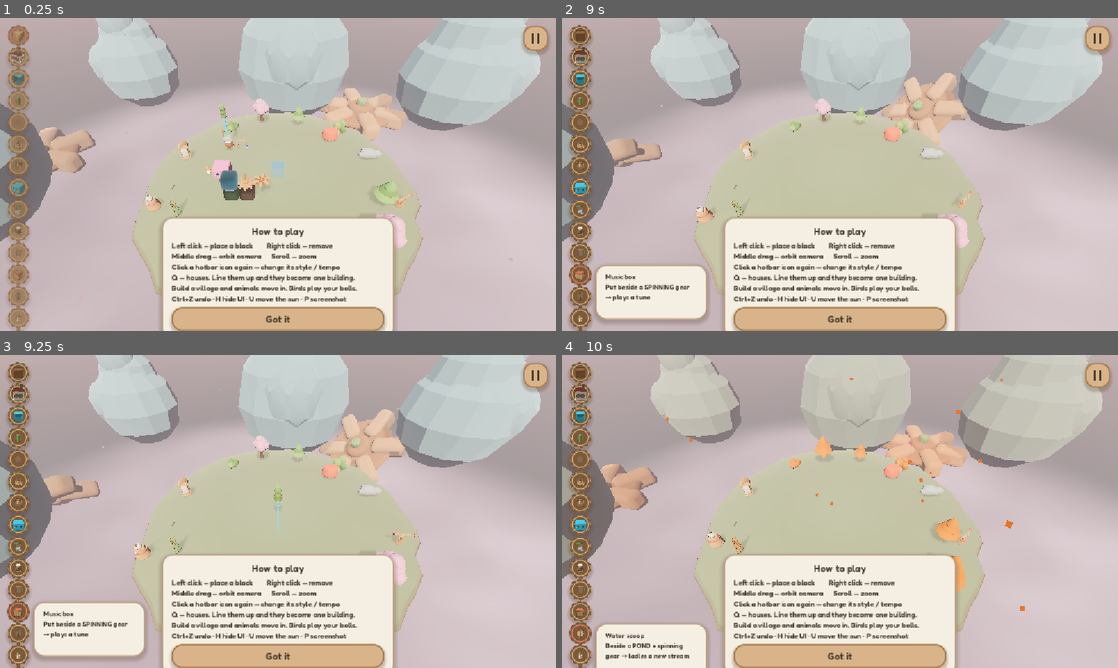
Above: before the commit, frames 1-4 (two rows, left to right).
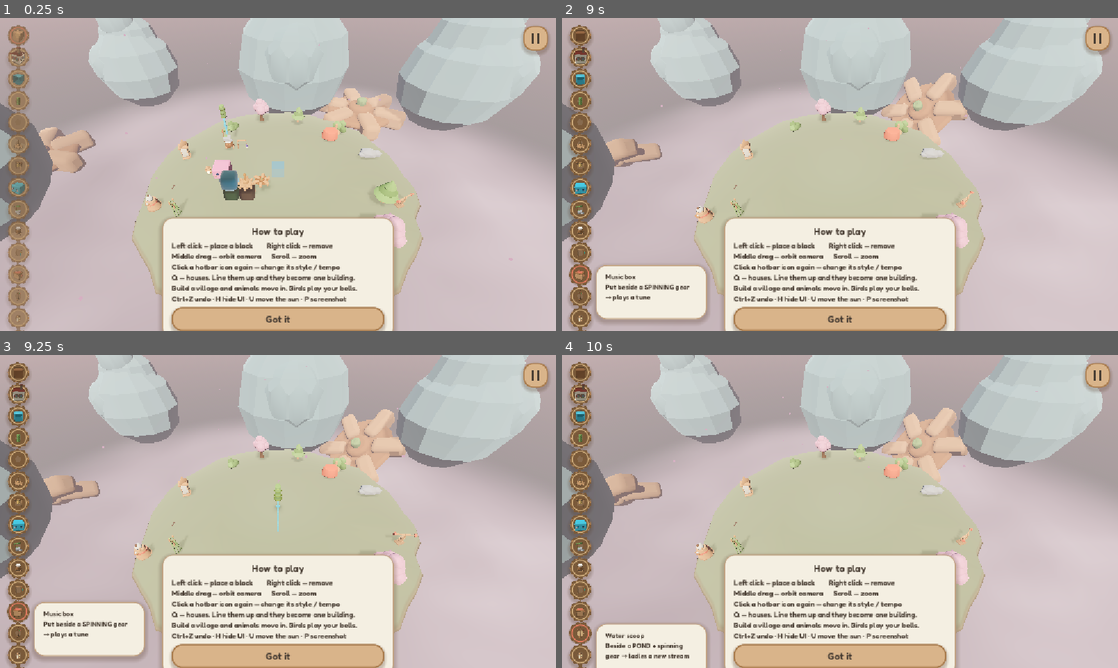
Above: after the commit, the same moments.

Repository: Saudadeeee/Karakuri-stream
Game: Godot game, scene res://tests/regression.tscn
Two runs of this game, one before a commit and one after it. Both use one fixed random seed, a clock stepped at 60 frames per second and the inputs below. This scene is started directly instead of the project's main scene.
Inputs (mouse positions are in pixels of both pictures, inside the frame that each line leads up to):
- Up to frame 1 (0.25 s): no input
- Up to frame 2 (9 s): click (578, 36) at 0.52 s; click (578, 55) at 1.27 s; click (578, 77) at 2.02 s; click (578, 99) at 2.77 s; click (578, 121) at 3.52 s; click (578, 143) at 4.27 s; click (578, 165) at 5.02 s; click (578, 187) at 5.77 s; click (578, 208) at 6.52 s; click (578, 230) at 7.27 s; click (578, 252) at 8.02 s; click (578, 274) at 8.77 s
- Up to frame 3 (9.25 s): no input
- Up to frame 4 (10 s): click (578, 633) at 9.52 s

Frames 1-3 are identical in both runs. In frame 4, 3.2% of the frame differs, in the area x 6-86%, y 4-82%.

Commit message:
fix: a deleted house cell poisoned the whole building's shape cache
Reported as "build something, delete a bit, and a house comes out with no roof".
Two bugs, one of which was corrupting shared state.

THE CACHE POISONER. queue_free() is deferred, so a house cell that has just been
removed still receives block_removed and rebuilds itself one last time. The
component flood seeded its start cell UNCONDITIONALLY, so that dead cell walked
from itself back into its old building, counted itself as a member — and then did
the damage: _component() writes its result into the shared cache FOR EVERY CELL
IT VISITED. One dead cell therefore told the entire building it was still the
size it used to be.

Delete the base of a four-storey tower and the top went on believing it was four
storeys tall, keeping a spire it no longer earned; other cells kept roofs, doors
and colours computed from a building that no longer existed. Measured directly:
the cached entry said lo=(0,0,0) size=4 while a hand-rolled flood over the same
grid said lo=(0,1,0) size=3.

A cell that is not a house now returns an empty component and is NOT cached,
because that answer is about something that does not exist.

THE MISSED NEIGHBOURS. Separately, the rebuild notification only reached cells
sharing a row or column at the same height. But colour, door, chimney, spire,
terrace and courtyard are all decided from the WHOLE building — so removing the
base of a tower never told the top, and knocking a cell off one arm of an L never
told the other arm. Any house-related change now marks every house dirty, and the
rebuild is COALESCED into _process so each cell rebuilds at most once per frame
however many signals arrive. Doing it synchronously would rebuild the town once
per signal.

Regression: _sec_delete_consistency — removing a tower's base drops the measured
height and takes the spire with it, a removed cell reports belonging to no
building at all, and the far arm of an L notices a deletion at the other end
despite sharing neither row nor column with it.

Both traps are written into CODEMAP next to the flood, because neither is
visible in the code and both come back the moment someone "simplifies" it.

24 houses, lite: 2.83 ms p50, 0 frames over 16.7 ms in 420.

Diff:
--- a/scripts/blocks/house_block.gd
+++ b/scripts/blocks/house_block.gd
@@ -67,6 +67,7 @@
 
 var _placed: bool = false
 var _pop_pending: bool = false
+var _dirty: bool = false
 var _visual: Node3D
 var _batch: MeshBatch
 var _base_palette: int = 0
@@ -119,17 +120,33 @@
 ## building RUNS along X and Z to pick the ridge direction, so a cell added
 ## several steps down the same row can flip this cell's roof. Any house change
 ## sharing a row or column with us (same y) has to re-trigger the rebuild.
+## Rebuilds are COALESCED to at most one per frame.
+##
+## Almost everything a cell draws — its colour, door, chimney, spire, terrace,
+## courtyard — is decided from the whole BUILDING, not from its neighbours. The
+## old test only refreshed cells sharing a row or column at the same height, so
+## removing the base of a tower never told the top, and knocking a cell off one
+## arm of an L never told the other. Those cells kept stale roofs and stale
+## spires: the "house with no roof after deleting" that got reported.
+##
+## Any house change therefore has to reach every house. Doing that synchronously
+## would rebuild the whole town once per signal; deferring to _process means each
+## cell rebuilds at most once per frame however many signals arrive.
 func _on_grid_changed(cell: Vector3i) -> void:
 	if not _placed:
 		return
-	if cell == grid_cell:
-		refresh_shape()
+	# This cell is gone and is only alive until queue_free lands. Rebuilding it
+	# would put geometry back for a block that no longer exists.
+	if not HouseShape.is_house(grid_cell):
+		return
+	if cell == grid_cell or HouseShape.is_house(cell) or GridManager.get_block(cell) == null:
+		_dirty = true
+		set_process(true)
 		return
 	var d: Vector3i = cell - grid_cell
-	if d.y == 0 and (d.x == 0 or d.z == 0):
-		refresh_shape()
-	elif absi(d.x) <= 1 and absi(d.y) <= 1 and absi(d.z) <= 1:
-		refresh_shape()
+	if absi(d.x) <= 1 and absi(d.y) <= 1 and absi(d.z) <= 1:
+		_dirty = true
+		set_process(true)
 
 func apply_variant(v: Dictionary) -> void:
 	_base_palette = int(v.get("palette", 0)) % PALETTES.size()
@@ -710,6 +727,15 @@
 ## Night only (see set_process in refresh_shape): windows warm up on the beat,
 ## so a town lit at night pulses gently along with the machine.
 func _process(_delta: float) -> void:
+	if _dirty:
+		_dirty = false
+		refresh_shape()
+		# refresh_shape decides for itself whether the night glow needs _process;
+		# respect that rather than forcing it back on.
+		return
+	if _glow.is_empty():
+		set_process(false)
+		return
 	var t: float = Time.get_ticks_msec() / 1000.0
 	var e: float = 1.0 + sin(t * 1.3 + _phase) * 0.18
 	if StreamManager.is_playing():
--- a/scripts/data/house_shape.gd
+++ b/scripts/data/house_shape.gd
@@ -255,6 +255,18 @@
 	if _cache.has(cell):
 		return _cache[cell]
 
+	# A cell that is NOT a house must never seed a flood. `queue_free()` is
+	# deferred, so a just-removed house still receives `block_removed` and
+	# rebuilds itself one last time — and the flood, which seeded its start cell
+	# unconditionally, walked from the dead cell back into its old building,
+	# counted itself as a member, and then wrote that wrong answer into the cache
+	# FOR EVERY SURVIVING CELL. That is how deleting the base of a tower left the
+	# top still believing it was four storeys tall, keeping a spire it had no
+	# right to, and why houses came out looking half-built after a delete.
+	# Not cached, either: this answer is about a cell that does not exist.
+	if not is_house(cell):
+		return {"lo": cell, "hi": cell, "size": 0, "capped": false}
+
 	var seen: Dictionary = {}
 	var queue: Array[Vector3i] = [cell]
 	seen[cell] = true
--- a/tests/regression.gd
+++ b/tests/regression.gd
@@ -39,6 +39,8 @@
 	await _sec_stream_ground()
 	print("SECTION _sec_save_corruption")
 	await _sec_save_corruption()
+	print("SECTION _sec_delete_consistency")
+	await _sec_delete_consistency()
 	print("SECTION _sec_surprises")
 	await _sec_surprises()
 	print("SECTION _sec_theme_switch")
@@ -565,6 +567,53 @@
 	WildlifeManager._timer = 10.0
 	for _f in range(4):
 		await get_tree().process_frame
+
+## 7g. DELETING must leave the survivors correct. Reported as "build it, delete
+## something, and a house comes out with no roof".
+##
+## Root cause: queue_free() is deferred, so a just-removed house still receives
+## block_removed and rebuilt itself one last time — and the component flood
+## seeded its start cell unconditionally, so the DEAD cell walked back into its
+## old building, counted itself a member, and wrote that wrong answer into the
+## shared cache for every surviving cell. The whole building then kept deciding
+## its roof, spire and colour from a size that no longer existed.
+func _sec_delete_consistency() -> void:
+	_clear()
+	await get_tree().process_frame
+	for y in 4:
+		_b(Vector3i(0, y, 52), BlockData.Type.HOUSE)
+	await get_tree().process_frame
+	_check(HouseShape.component_height(Vector3i(0, 3, 52)) == 4, "tower starts four storeys")
+	_check(HouseShape.has_spire(Vector3i(0, 3, 52)), "and earns a spire")
+
+	GridManager.remove_block(Vector3i(0, 0, 52))
+	await get_tree().process_frame
+	await get_tree().process_frame
+	_check(HouseShape.component_height(Vector3i(0, 3, 52)) == 3,
+		"removing the base drops the measured height")
+	_check(not HouseShape.has_spire(Vector3i(0, 3, 52)),
+		"and the top gives up the spire it no longer earns")
+
+	# A dead cell must never report itself as part of anything.
+	_check(int(HouseShape.context(Vector3i(0, 0, 52))["building_size"]) == 0,
+		"a removed cell belongs to no building")
+
+	# The far arm of an L must notice a deletion at the other end, even though it
+	# shares neither row nor column with it.
+	_clear()
+	await get_tree().process_frame
+	for c in [Vector3i(0,0,54), Vector3i(1,0,54), Vector3i(2,0,54),
+			Vector3i(2,0,55), Vector3i(2,0,56)]:
+		_b(c, BlockData.Type.HOUSE)
+	await get_tree().process_frame
+	_check(int(HouseShape.context(Vector3i(0,0,54))["building_size"]) == 5, "L starts at five")
+	GridManager.remove_block(Vector3i(2,0,56))
+	await get_tree().process_frame
+	await get_tree().process_frame
+	_check(int(HouseShape.context(Vector3i(0,0,54))["building_size"]) == 4,
+		"the far arm sees a deletion at the other end")
+	_clear()
+	await get_tree().process_frame
 
 ## 7f. The surprises must be EARNED BY A SHAPE, never rolled. Finding the same
 ## thing twice in the same configuration is what turns a prop into a rule the
Not shown, changed: docs/CODEMAP.md
